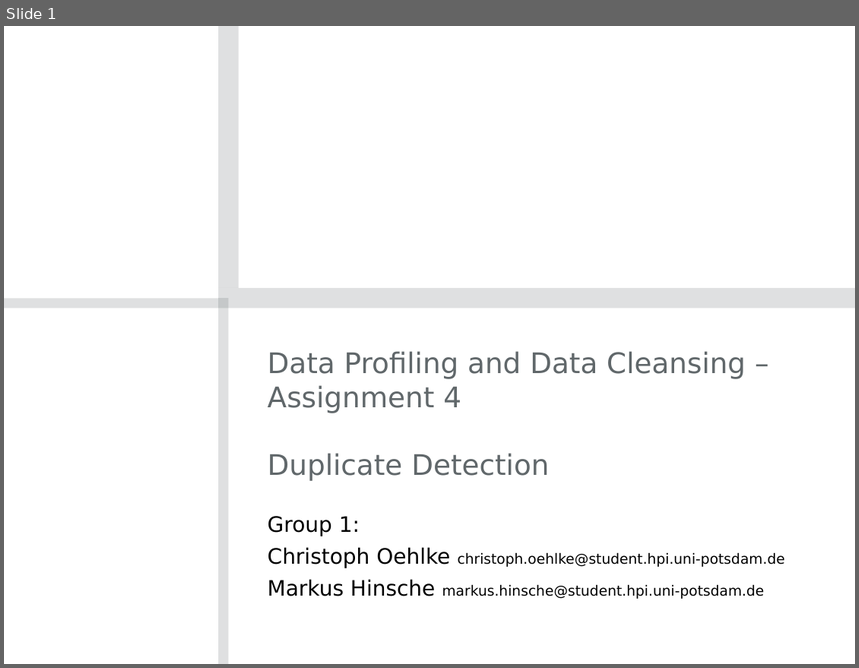
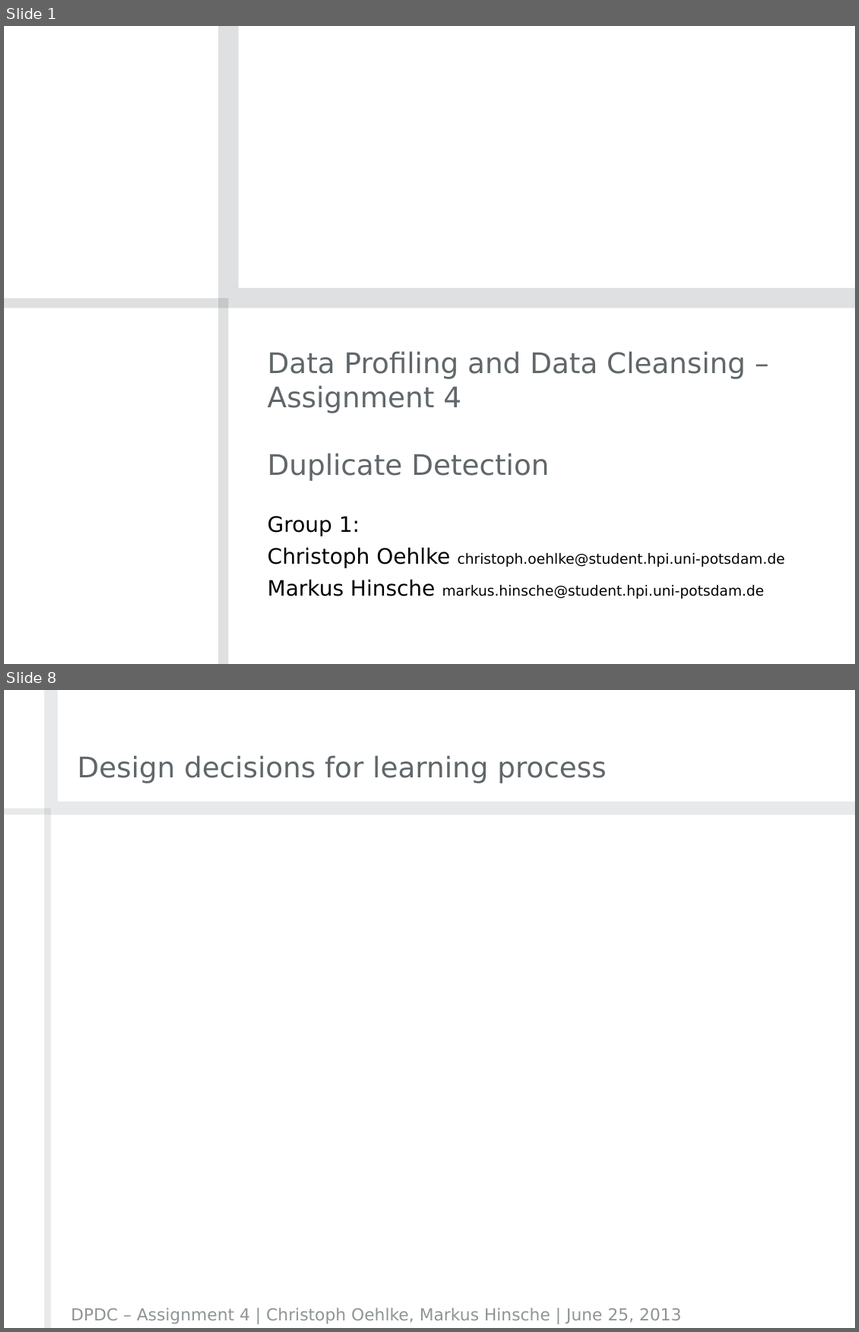
Before and after one commit to crizzy/dpdc-exercises, a slide deck: exercise4/DPDCAssignment4Group01.pptx. Shown one above the other, each under a label of ours: slide 1 before the commit, slides 1 and 8 after it; the slides between them are not shown. The pictures are 859x668 and 859x1332 pixels, drawn with LibreOffice and Linux fonts; fonts in the diff are those of the drawing; grey boxes stand for pictures; background and template pictures are left out. Boxes give left, top, right and bottom in pixels: in the first picture for what was removed or moved away, otherwise in the second. Text is boxed around its words. In the diff, an @@ line names an element or a change of style, - is before the commit and + after.

```diff
--- a/exercise4/DPDCAssignment4Group01.pptx
+++ b/exercise4/DPDCAssignment4Group01.pptx
@@ slide 8 added at (4,690,855,1328), background #FFFFFF @@
@@ title added at (77,755,606,783), 24 pt, text #60676A @@
+Design decisions for learning process
@@ group added at (4,690,855,1328): 4 rectangles @@
@@ text added at (71,1308,682,1325), 14 pt, text #8E9496 @@
+DPDC – Assignment 4 | Christoph Oehlke, Markus Hinsche | June 25, 2013
```
Also in this commit, not shown: 2 slides changed, 5 other slides added, 3 slides removed.
